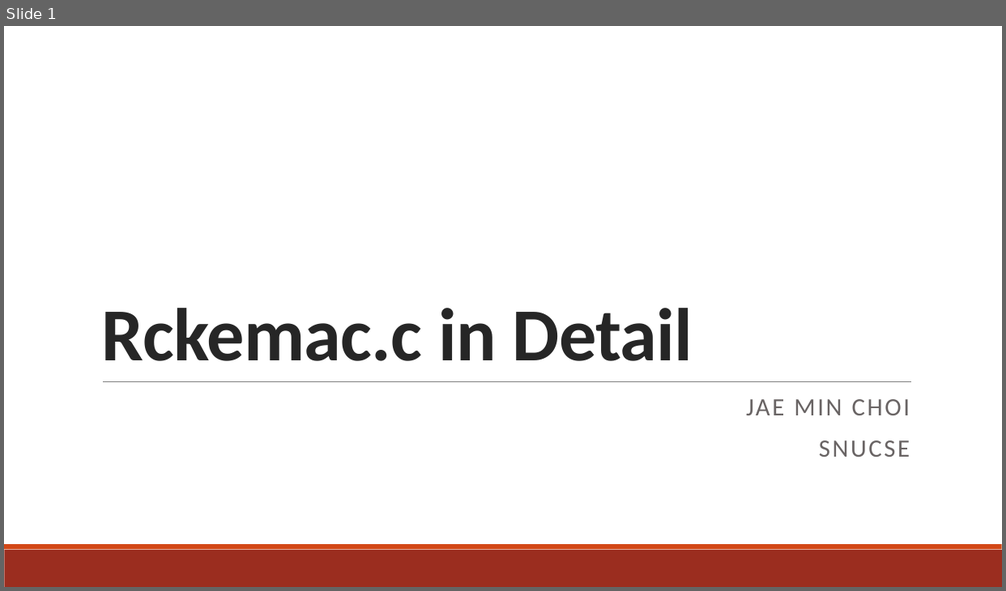
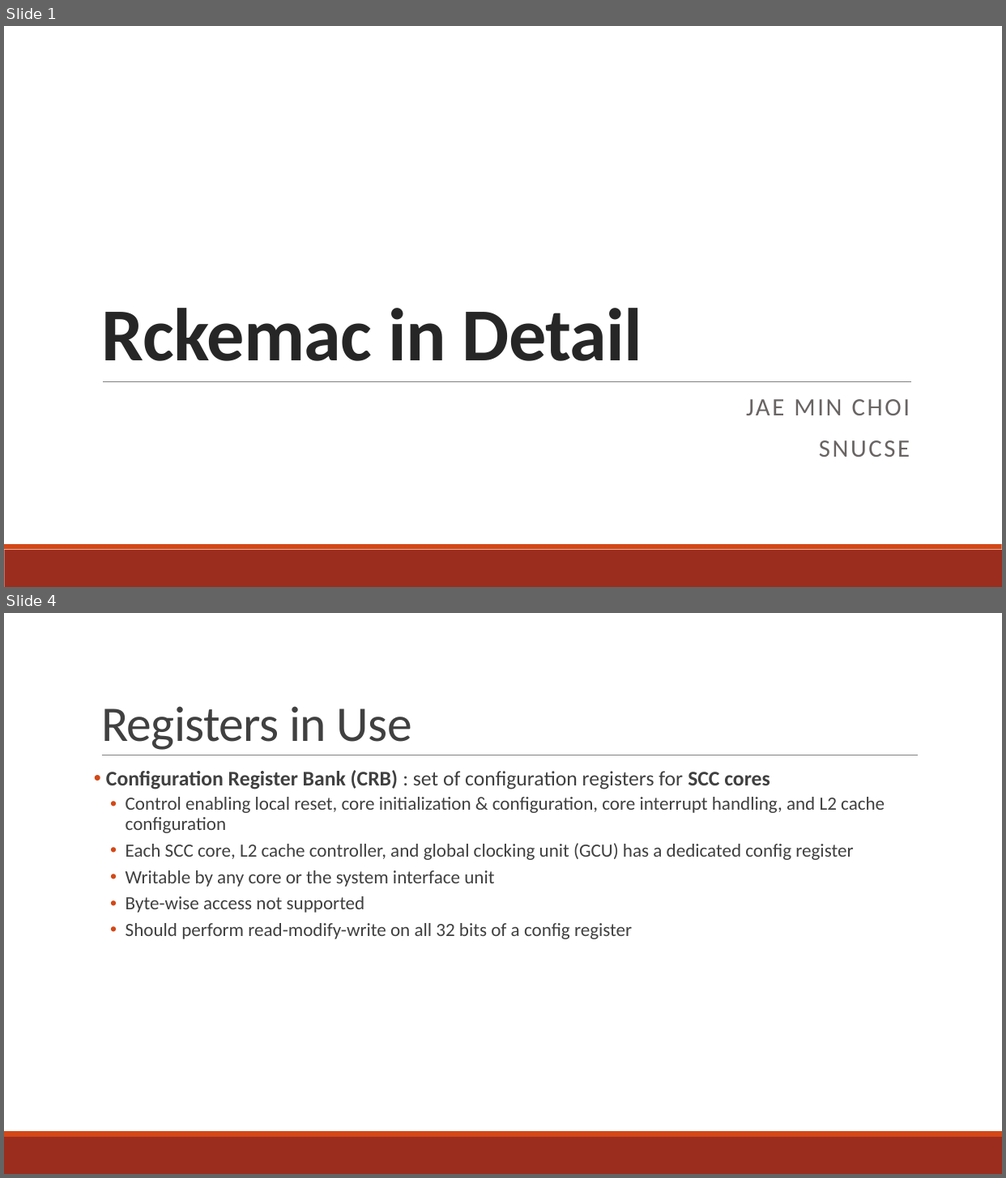
Before and after one commit to minitu/urop_priv, a slide deck: rckemac_detailed.pptx. Shown one above the other, each under a label of ours: slide 1 before the commit, slides 1 and 4 after it; the slides between them are not shown. The pictures are 1006x591 and 1006x1178 pixels, drawn with LibreOffice and Linux fonts; fonts in the diff are those of the drawing. Boxes give left, top, right and bottom in pixels: in the first picture for what was removed or moved away, otherwise in the second. Text is boxed around its words. In the diff, an @@ line names an element or a change of style, - is before the commit and + after.

```diff
--- a/rckemac_detailed.pptx
+++ b/rckemac_detailed.pptx
@@ slide 4 added at [4,613,1002,1174], background #FFFFFF; not listed: 2 template elements that a slide beside it also shows @@
@@ title added at [101,706,412,750], 48 pt, text #404040 @@
+Registers in Use
@@ line added from (102, 756) to (918, 756), #808080 0.5 pt @@
@@ text added at [106,770,884,939], 18 pt, text #404040 @@
+• Configuration Register Bank (CRB) : set of configuration registers for SCC cores
+  • Control enabling local reset, core initialization & configuration, core interrupt handling, and L2 cache configuration
+  • Each SCC core, L2 cache controller, and global clocking unit (GCU) has a dedicated config register
+  • Writable by any core or the system interface unit
+  • Byte-wise access not supported
+  • Should perform read-modify-write on all 32 bits of a config register
@@ slide 1 changed as well @@
@@ title at [101,308,642,361]: text changed @@
-Rckemac.c in Detail
+Rckemac in Detail
```
Also in this commit, not shown: 1 other slide changed, 9 other slides added, 2 slides removed, 1 other file.
